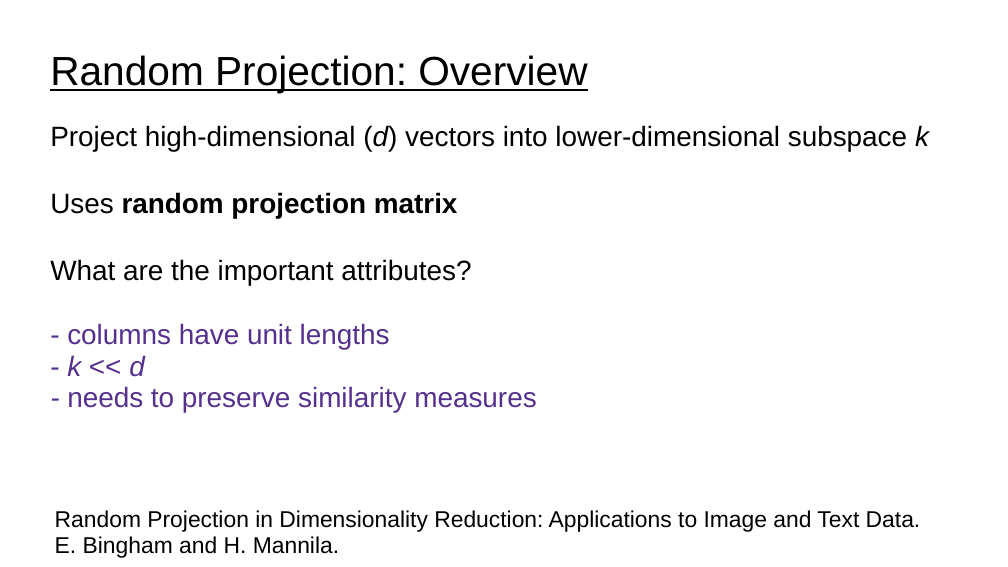
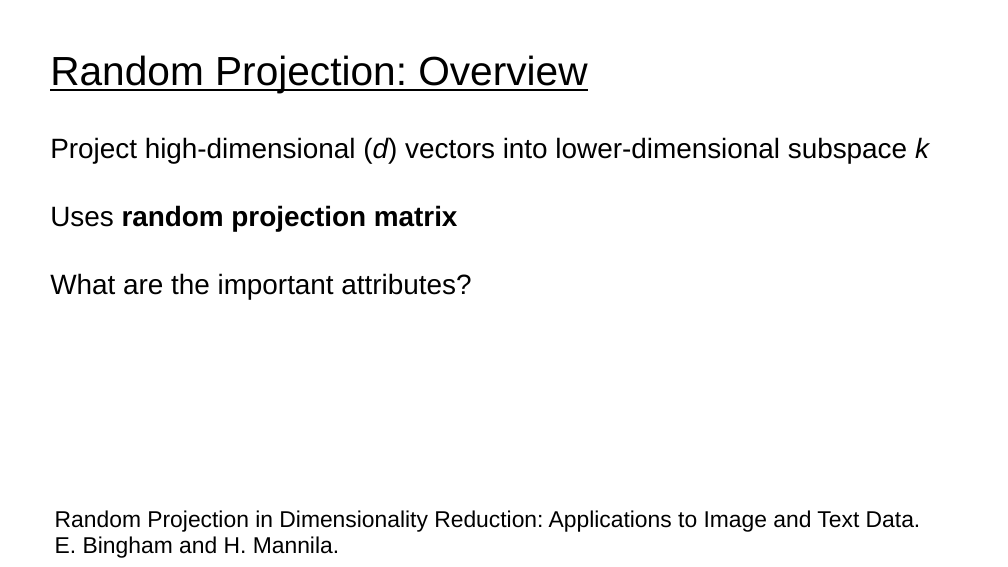
Before and after one commit to UVADS/distributed_computing, a slide deck: slide 6 of 12_vector_store/random_projection.ppt. Drawn at 1008x567 pixels with LibreOffice and Linux fonts; fonts in the diff are those of the drawing. Boxes give left, top, right and bottom in pixels: in the first picture for what was removed or moved away, otherwise in the second. Text is boxed around its words. In the diff, an @@ line names an element or a change of style, - is before the commit and + after.

Commit message:
added to random projection slides, added agenda

```diff
--- a/12_vector_store/random_projection.ppt
+++ b/12_vector_store/random_projection.ppt
@@ subtitle at bbox=[67, 323, 536, 412]: paragraph removed @@
-- columns have unit lengths
-- k << d
-- needs to preserve similarity measures
```
Also in this commit, not shown: 6 other slides changed, 5 slides added, 3 other files.
